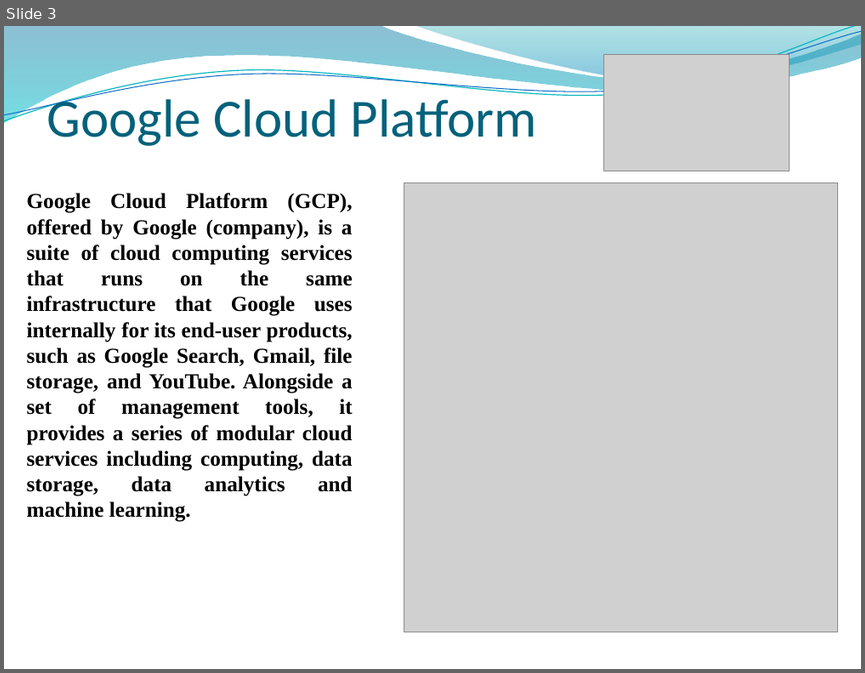
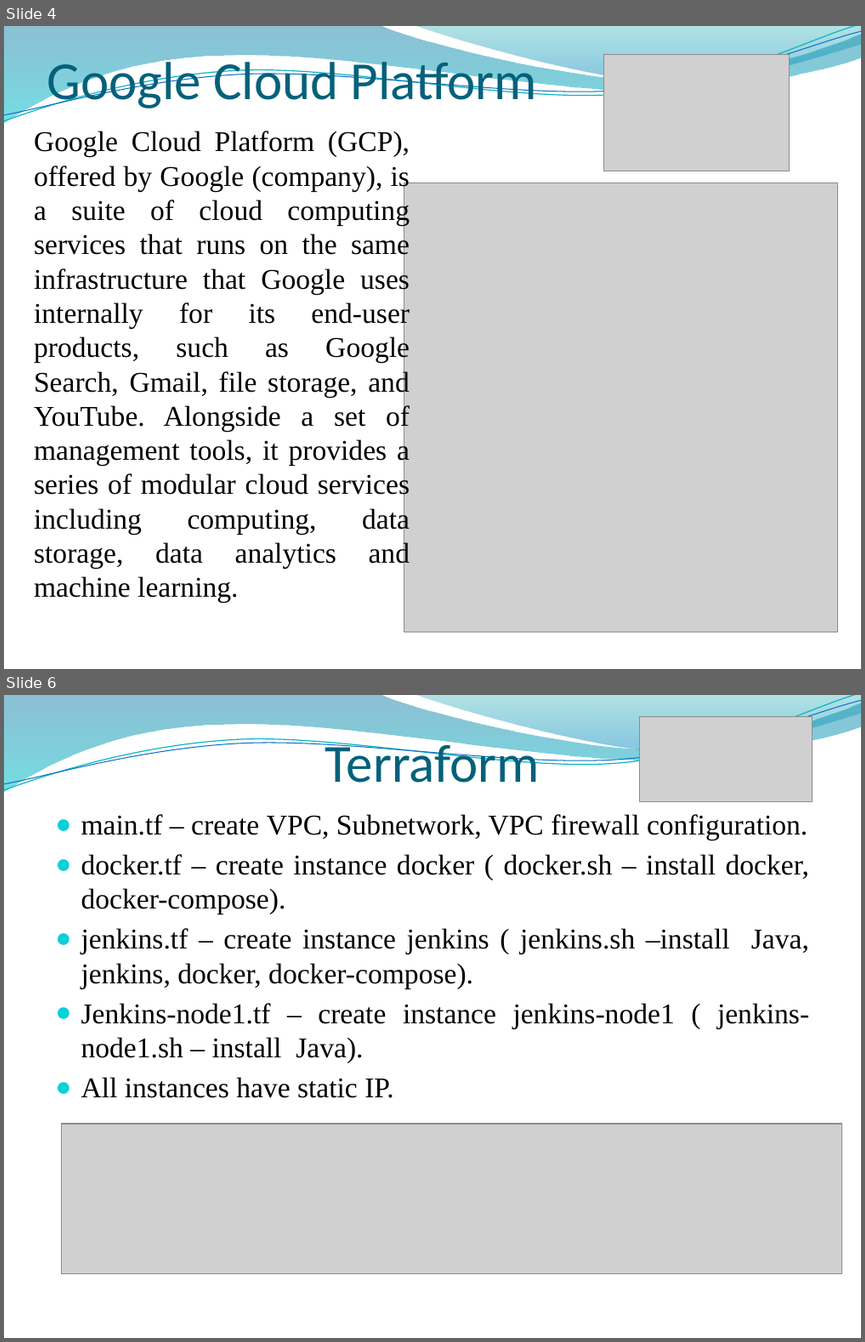
Before and after one commit to KozakAG/myProject, a slide deck: Andrii Kozak Final Task.pptx. Shown one above the other, each under a label of ours: slide 3 before the commit, slides 4 and 6 after it; the slides between them are not shown. The pictures are 865x673 and 865x1342 pixels, drawn with LibreOffice and Linux fonts; fonts in the diff are those of the drawing; grey boxes stand for pictures; background and template pictures are left out. Boxes give left, top, right and bottom in pixels: in the first picture for what was removed or moved away, otherwise in the second. Text is boxed around its words. In the diff, an @@ line names an element or a change of style, - is before the commit and + after.

```diff
--- a/Andrii Kozak Final Task.pptx
+++ b/Andrii Kozak Final Task.pptx
@@ slide 6 added at <box>4,695,861,1338</box>, background picture (left out); not listed: 4 template elements that a slide beside it also shows @@
@@ picture added at <box>640,716,812,801</box> @@
@@ title added at <box>325,737,540,783</box>, 45 pt, text #04617B @@
+Terraform
@@ text added at <box>81,814,809,1098</box>, 24 pt, text #000000 @@
+● main.tf – create VPC, Subnetwork, VPC firewall configuration.
+● docker.tf – create instance docker ( docker.sh – install docker, docker-compose).
+● jenkins.tf – create instance jenkins ( jenkins.sh –install Java, jenkins, docker, docker-compose).
+● Jenkins-node1.tf – create instance jenkins-node1 ( jenkins-node1.sh – install Java).
+● All instances have static IP.
@@ picture added at <box>62,1123,842,1273</box> @@
@@ what was slide 3 is now slide 4 @@
@@ slide 4 changed as well @@
@@ title "Google Cloud Platform" rewrapped from <box>46,91,537,146</box> to <box>46,54,537,112</box> @@
@@ text "Google Cloud Platform (GCP), offered ...": place and size @@
-text "Google Cloud Platform (GCP), offered ..." at <box>27,193,352,522</box>
+text "Google Cloud Platform (GCP), offered ..." at <box>34,131,410,602</box>
@@ text "Google Cloud Platform (GCP), offered ..." at <box>34,131,410,602</box>: size 18 to 24 pt, bold off @@
```
Also in this commit, not shown: 2 other slides changed, 15 other slides added, 55 other files.
